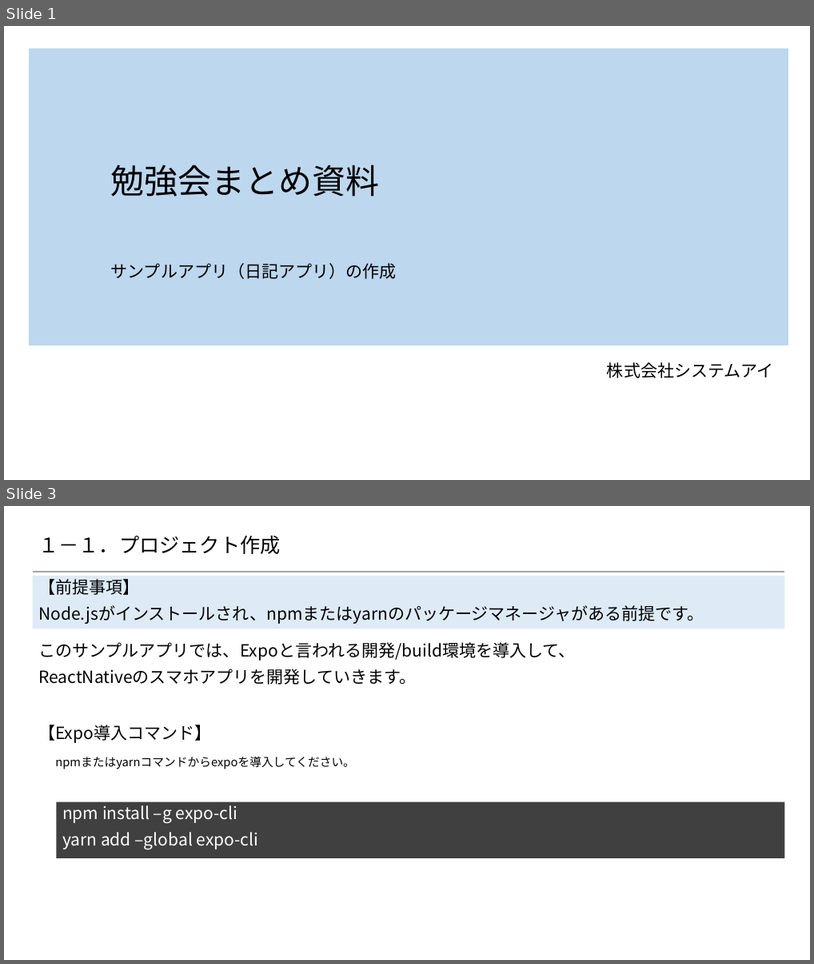
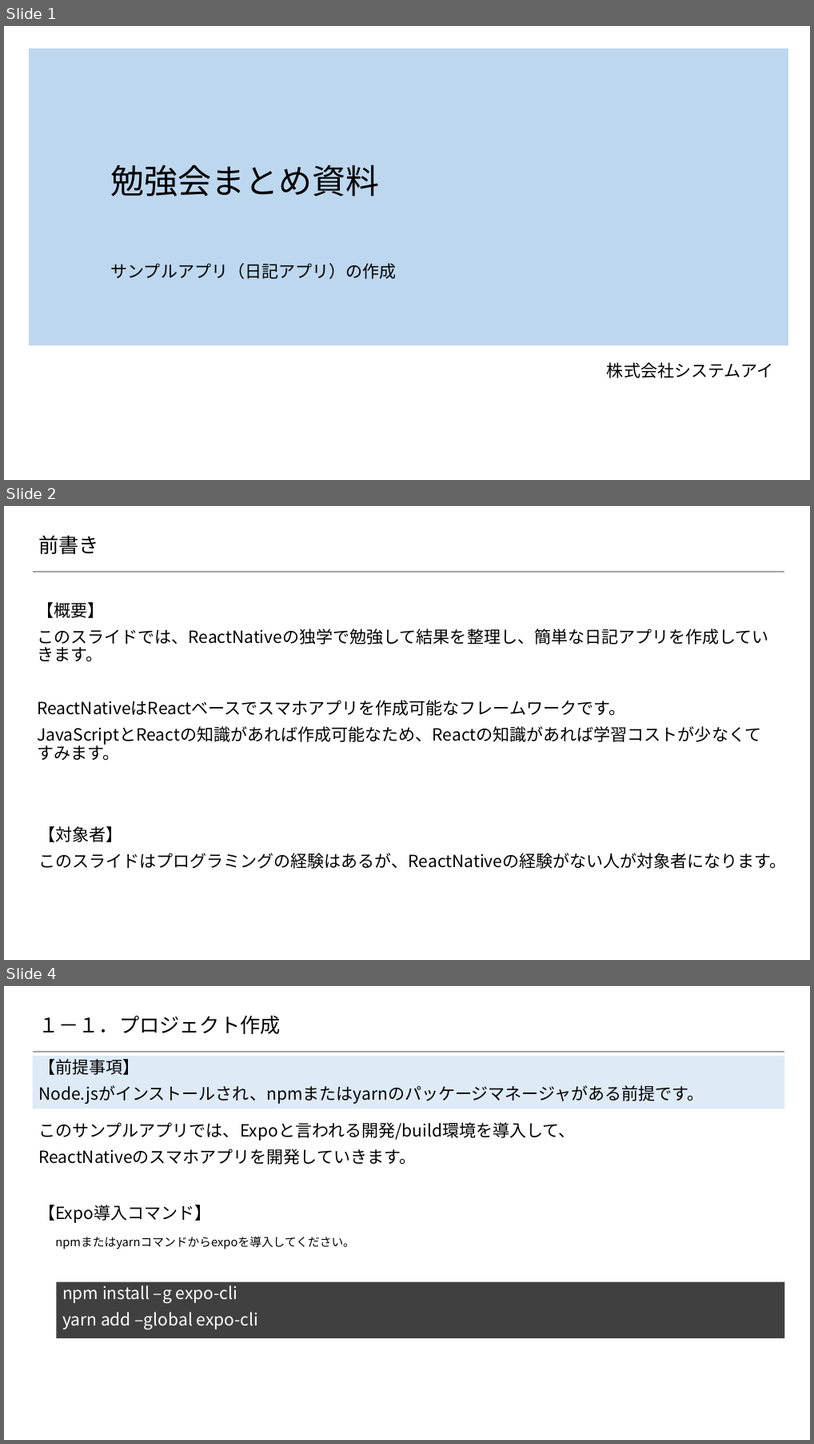
Before and after one commit to 2018SYSTEMI34/diary, a slide deck: doc/02_SlideShare/01.ネタ/4_スマホアプリ開発/dairy.pptx. Shown one above the other, each under a label of ours: slides 1 and 3 before the commit, slides 1, 2 and 4 after it; the slides between them are not shown. The pictures are 814x964 and 814x1444 pixels, drawn with LibreOffice and Linux fonts; fonts in the diff are those of the drawing; background and template pictures are left out. Boxes give left, top, right and bottom in pixels: in the first picture for what was removed or moved away, otherwise in the second. Text is boxed around its words. In the diff, an @@ line names an element or a change of style, - is before the commit and + after.

```diff
--- a/doc/02_SlideShare/01.ネタ/4_スマホアプリ開発/dairy.pptx
+++ b/doc/02_SlideShare/01.ネタ/4_スマホアプリ開発/dairy.pptx
@@ slide 2 added at bbox=[4, 506, 810, 960], background #FFFFFF; not listed: 1 template element that a slide beside it also shows @@
@@ title added at bbox=[38, 535, 99, 554], 24 pt, text #000000 @@
+前書き
@@ text added at bbox=[37, 602, 770, 760], 20 pt, text #000000 @@
+【概要】
+このスライドでは、ReactNativeの独学で勉強して結果を整理し、簡単な日記アプリを作成していきます。
+ReactNativeはReactベースでスマホアプリを作成可能なフレームワークです。
+JavaScriptとReactの知識があれば作成可能なため、Reactの知識があれば学習コストが少なくてすみます。
@@ text added at bbox=[38, 826, 787, 868], 20 pt, text #000000 @@
+【対象者】
+このスライドはプログラミングの経験はあるが、ReactNativeの経験がない人が対象者になります。
@@ what was slide 3 is now slide 4 @@
```
Also in this commit, not shown: 4 slides changed, 3 other slides added.
